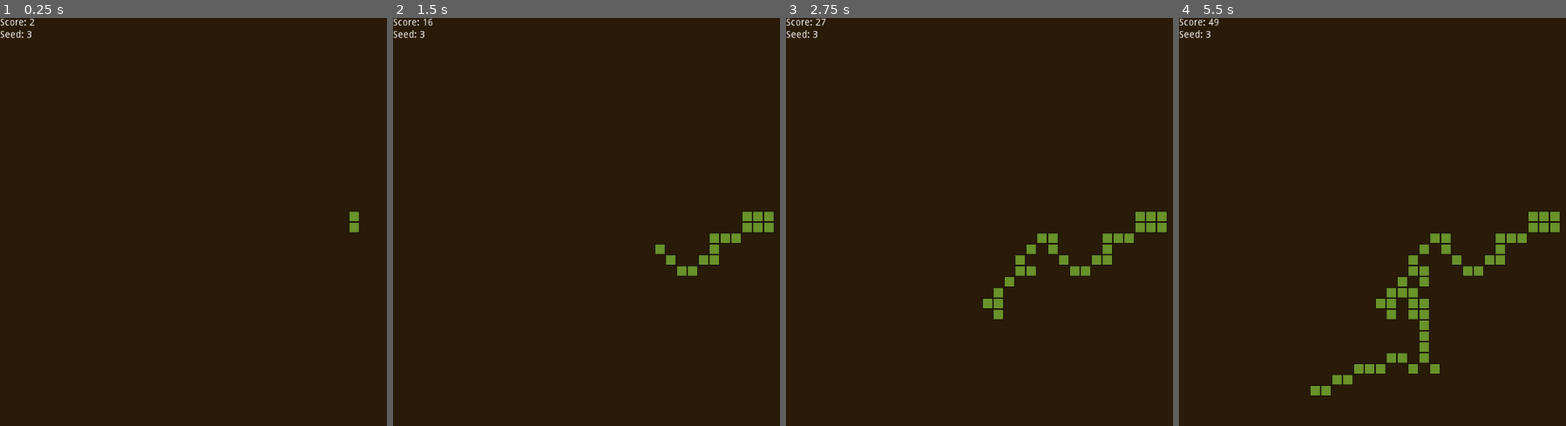
Above: before the commit, frames 1-4 (left to right).
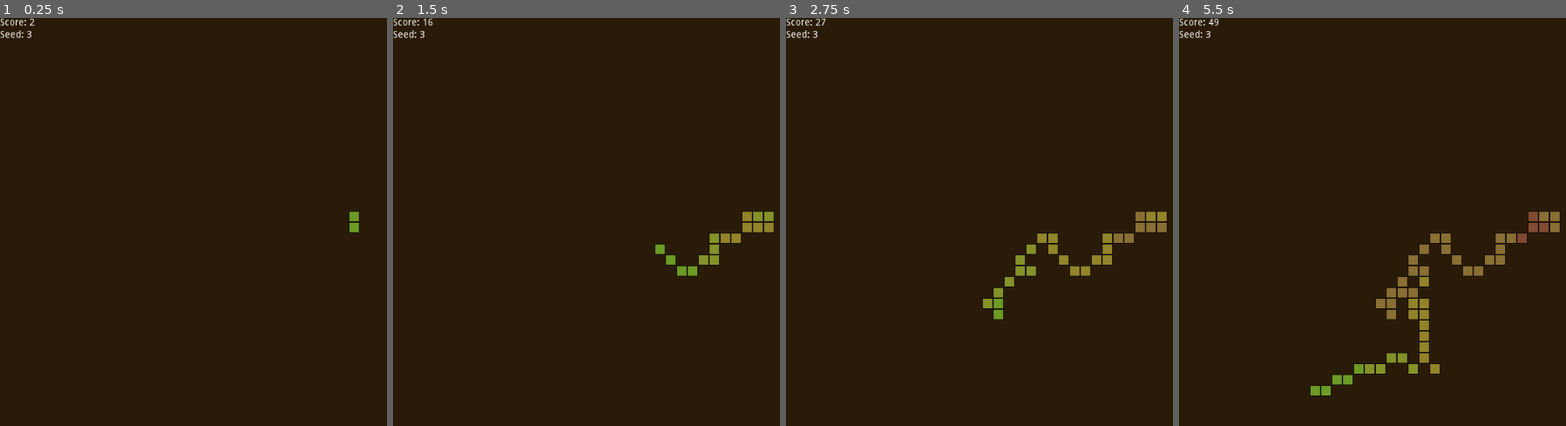
Above: after the commit, the same moments.

Repository: isterkvarn/rootwork
Game: Godot game, scene res://main.tscn
Two runs of this game, one before a commit and one after it. Both use one fixed random seed, a clock stepped at 60 frames per second and the inputs below.
Inputs (mouse positions are in pixels of both pictures, inside the frame that each line leads up to):
- Up to frame 1 (0.25 s): no input
- Up to frame 2 (1.5 s): tap Enter at 0.5 s; move the mouse to (outside the picture) at 0.52 s; press the mouse at (outside the picture) at 0.53 s; tap Space at 0.77 s; move the mouse to (601, 242) at 1.27 s; release the mouse at (601, 242) at 1.28 s; hold S from 1.28 s (still down); tap L at 1.35 s
- Up to frame 3 (2.75 s): tap Space at 1.52, 2 s; move the mouse to (outside the picture) at 2.02 s; release S at 2.03 s; press the mouse at (outside the picture) at 2.03 s
- Up to frame 4 (5.5 s): move the mouse to (1492, 303) at 2.77 s; release the mouse at (1492, 303) at 2.78 s; tap L at 2.85, 4.35 s; click (1492, 303) at 2.92 s; tap Space at 3.02, 3.77, 4.52, 5 s; tap Enter at 3.5 s; move the mouse to (outside the picture) at 3.52 s; press the mouse at (outside the picture) at 3.53 s; hold S from 3.53 s (still down); move the mouse to (1318, 160) at 4.27 s; release the mouse at (1318, 160) at 4.28 s; move the mouse to (1562, 222) at 5.02 s; press the mouse at (1562, 222) at 5.03 s

The runs differ from the first frame. In frame 2, 0.6% of the frame differs, in the area x 79-99%, y 47-61%; in frame 3, 1.4%; in frame 4, 2.5%, in the area x 48-99%, y 47-88%.

Commit message:
tuned visuals

Diff:
--- a/Grid.gd
+++ b/Grid.gd
@@ -1,8 +1,8 @@
 extends TileMap
 
 const BACKGROUND : int = 0
-const ROOT : int = 1
-const ROOT_INDEXES = [1, 2, 3, 4, 5]
+const ROOT : int = 0
+const ROOT_INDEXES = [0, 1, 2, 3, 4, 5]
 const PISS : int = 6
 const BASE_NEIGHBOUR_THRESHOLD = 4
 const PISS_AREA = 10000
@@ -27,8 +27,8 @@
 
 class Queue:
 	var queue : Array = []
-	const size : int = 5
-	const life_time : Array = [4, 3, 2, 1, 1]
+	const size : int = 6
+	const life_time : Array = [4, 8, 16, 32, 64, 1]
 	const gen_diff = []
 
 	func _init():
@@ -46,7 +46,7 @@
 		for gens in gen_diff:
 			roots.append([])
 			for gen in gens:
-				roots[len(roots)-1].append(gen.roots)
+				roots[len(roots)-1] += gen.roots
 		return roots
 
 	func add_roots(roots : Array):
@@ -128,10 +128,17 @@
 
 	gen_queue.add_roots(new_roots)
 	gen_queue.do_iteration()
+	change_gen_color(gen_queue.get_root_diff())
+
 	new_roots = []
 	for root in spawns:
 		place_root(root)
 
+
+func change_gen_color(gens):
+	for i in range(len(gens)):
+		for root in gens[i]:
+			set_cell(root.x, root.y, ROOT_INDEXES[i])
 
 func place_root(coord : Vector2):
 	new_roots.append(coord)
--- a/Grid.tscn
+++ b/Grid.tscn
@@ -108,5 +108,5 @@
 cell_size = Vector2( 16, 16 )
 cell_custom_transform = Transform2D( 8, 0, 0, 8, 0, 0 )
 format = 1
-tile_data = PoolIntArray( -65536, 1, 0, 0, 1, 0 )
+tile_data = PoolIntArray( -65536, 0, 0, 0, 0, 0 )
 script = ExtResource( 2 )
Binary file changed: sprite/rootwork_tilemap.aseprite
Binary file changed: sprite/rootwwork_tileset.png
